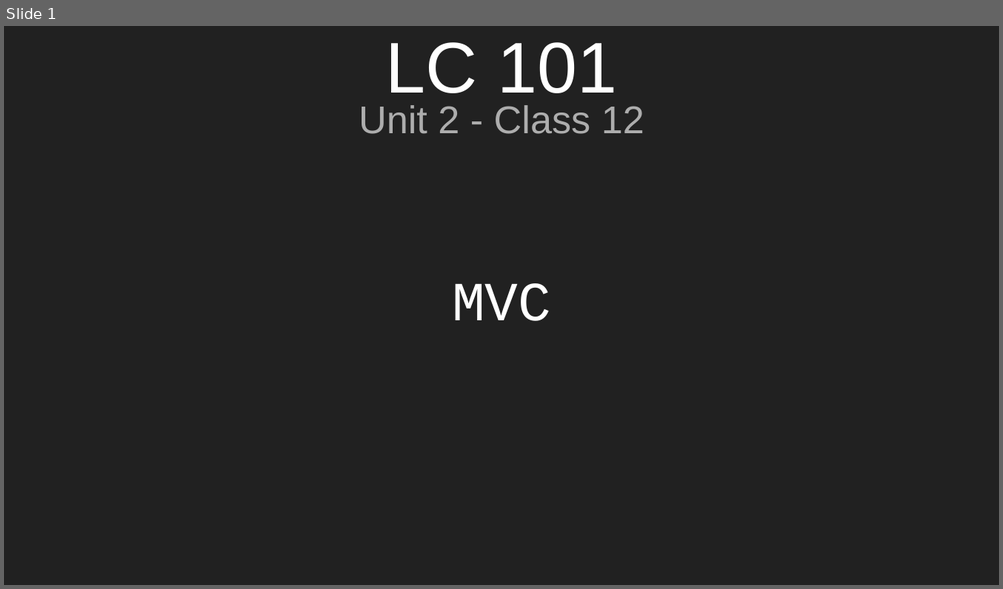
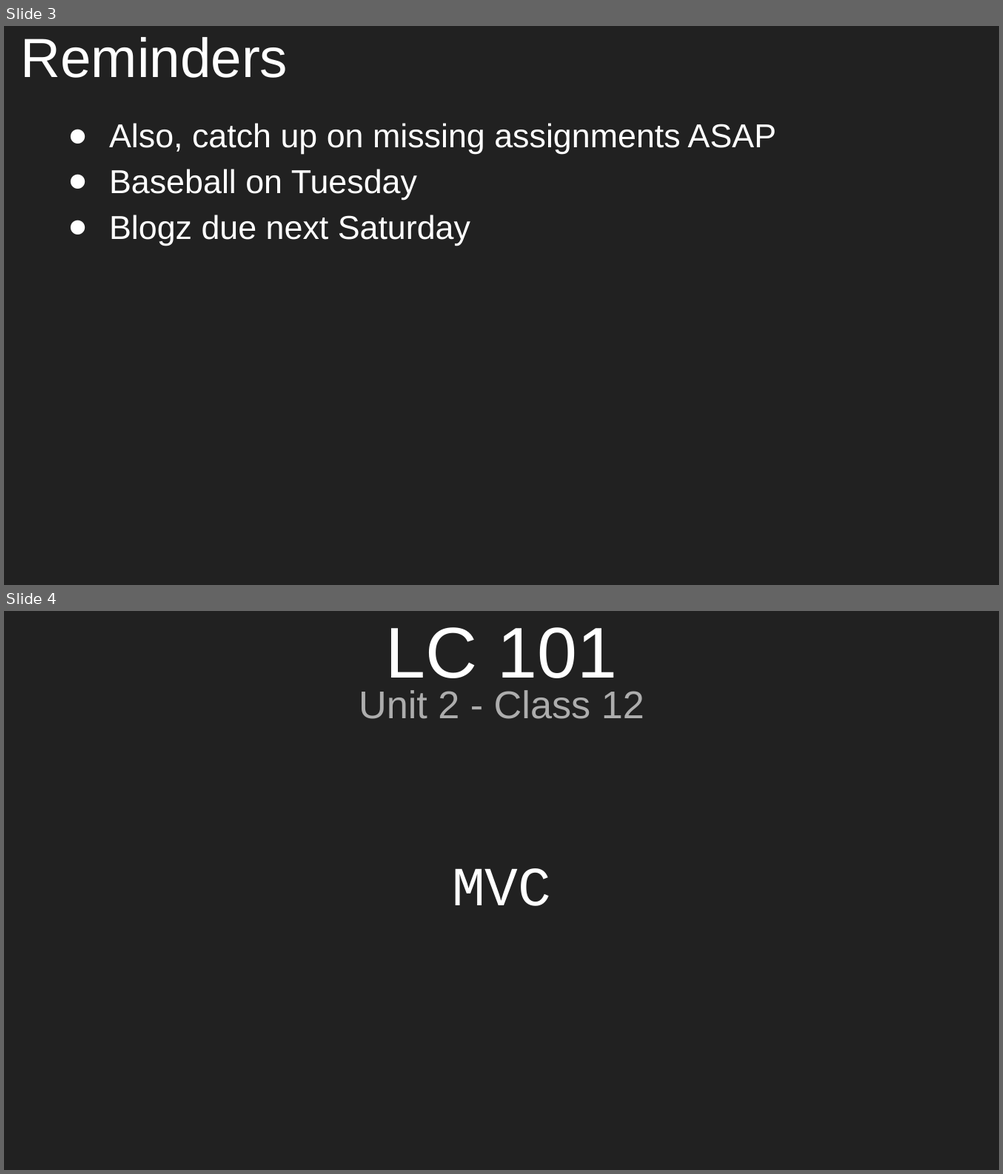
Before and after one commit to aleesham/lc101-unit2, a slide deck: slides/Unit 2 - LC 101 - Class 12.pptx. Shown one above the other, each under a label of ours: slide 1 before the commit, slides 3 and 4 after it. The pictures are 1003x589 and 1003x1174 pixels, drawn with LibreOffice and Linux fonts; fonts in the diff are those of the drawing. Boxes give left, top, right and bottom in pixels: in the first picture for what was removed or moved away, otherwise in the second. Text is boxed around its words. In the diff, an @@ line names an element or a change of style, - is before the commit and + after.

```diff
--- a/slides/Unit 2 - LC 101 - Class 12.pptx
+++ b/slides/Unit 2 - LC 101 - Class 12.pptx
@@ slide 3 added at bbox=[4, 26, 999, 585], background #212121 @@
@@ title added at bbox=[21, 37, 288, 78], 40 pt, text #FFFFFF @@
+Reminders
@@ text added at bbox=[109, 123, 776, 246], 24 pt, text #FFFFFF @@
+● Also, catch up on missing assignments ASAP
+● Baseball on Tuesday
+● Blogz due next Saturday
@@ what was slide 1 is now slide 4 @@
```
Also in this commit, not shown: 1 slide changed, 4 other slides added.
